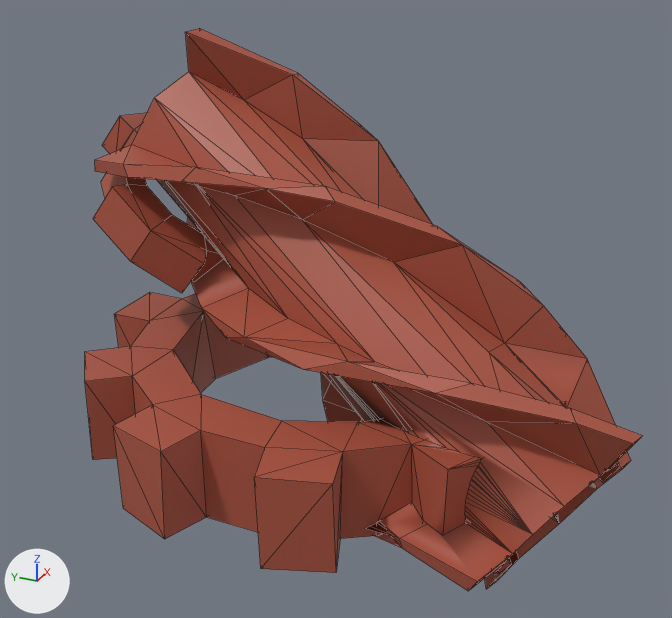
The FBX model Oryginalne pliki/Scrap/scrap.fbx, before and after one commit.
Rendered twice from a camera (50 mm lens) standing at (-3.78, -1.73, 2.5) and looking at (0.01, -0.03, 0.6). Lighting does not change. The marker at lower left points along +X, +Y and +Z. Mesh edges are drawn as thin lines. Where no turn or scale is listed for an object, it has been applied to the vertices.

The first picture shows 'Gear'.
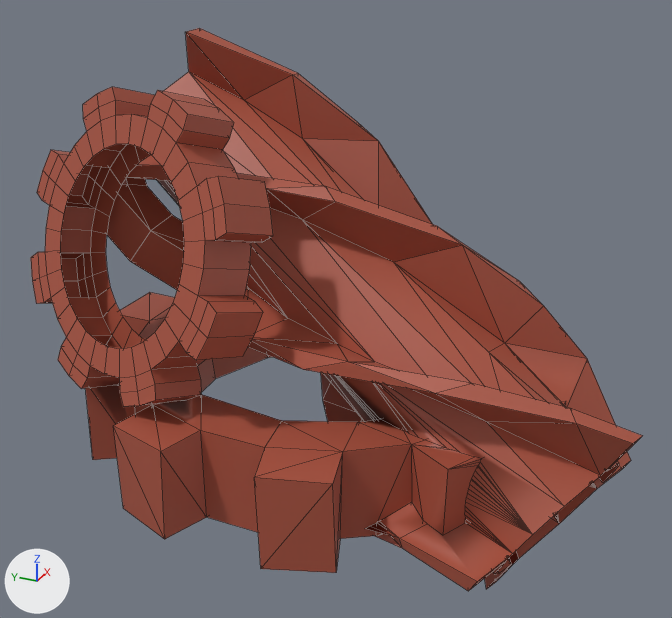
Commit message: Nowy scrap

Where the newer file only moved an object's origin or applied its transform, the numbers keep the older frame.

The edits, one by one:
me_gear is used by ob_gear; location (0.0, 0.0, 0.2).
me_gear had 671 vertices, 861 faces and spanned x -1.18..1.18, y -1.55..1.45, z -0.94..1.68.
me_gear now has 918 vertices, 1061 faces and spans x -1.18..1.18, y -1.55..1.45, z -0.94..1.68.
Part 1, on me_gear:
6 faces are deleted.
190 vertices are added at x -1.04..-0.26, y 0.02..1.29, z 0.16..1.53.
14 new vertices lie (0.22, -0.08, -0.07) away from vertices in x -1.01..-0.5, y 0.02..1.29, z 0.29..1.3.
10 new vertices lie (0.23, -0.08, -0.08) away from vertices in x -0.95..-0.49, y 0.05..1.24, z 0.55..1.48.
9 new vertices lie (0.23, -0.08, -0.07) away from vertices in x -1.04..-0.48, y 0.02..1.04, z 0.3..1.53.
7 new vertices lie (0.22, -0.08, -0.08) away from vertices in x -0.88..-0.46, y 0.1..1.29, z 0.68..1.51.
6 new vertices lie (0.23, -0.07, -0.07) away from vertices in x -1.04..-0.5, y 0.1..1.09, z 0.31..1.5.
6 new vertices lie (0.23, -0.07, -0.08) away from vertices in x -0.99..-0.47, y 0.21..1.2, z 0.47..1.47.
5 new vertices lie (0.22, -0.07, -0.07) away from vertices in x -1.02..-0.52, y 0.05..0.95, z 0.41..1.45.
206 new faces join them.

Pixel boxes [x1, y1, x2, y2] of what changed, in the pictures (672 x 618 px):
'Gear', reshaped (10% wider): before [85, 28, 642, 591]; after [31, 28, 642, 591]
part 1 of me_gear, built on: before [85, 346, 201, 430]; after [31, 87, 273, 430]
